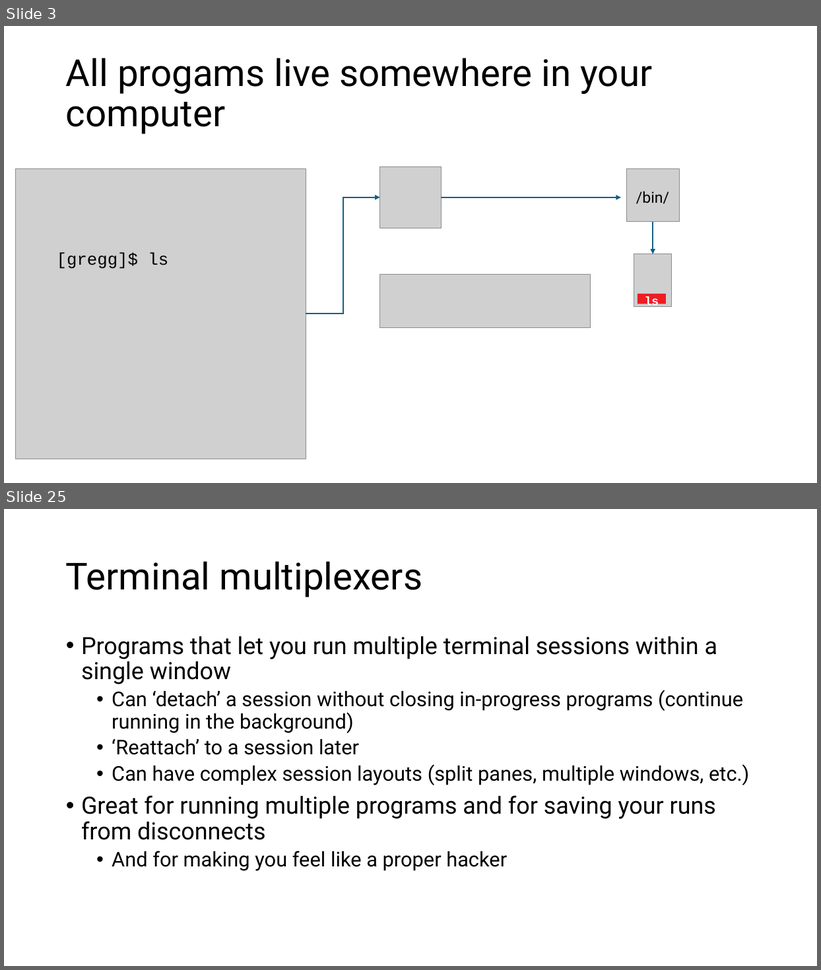
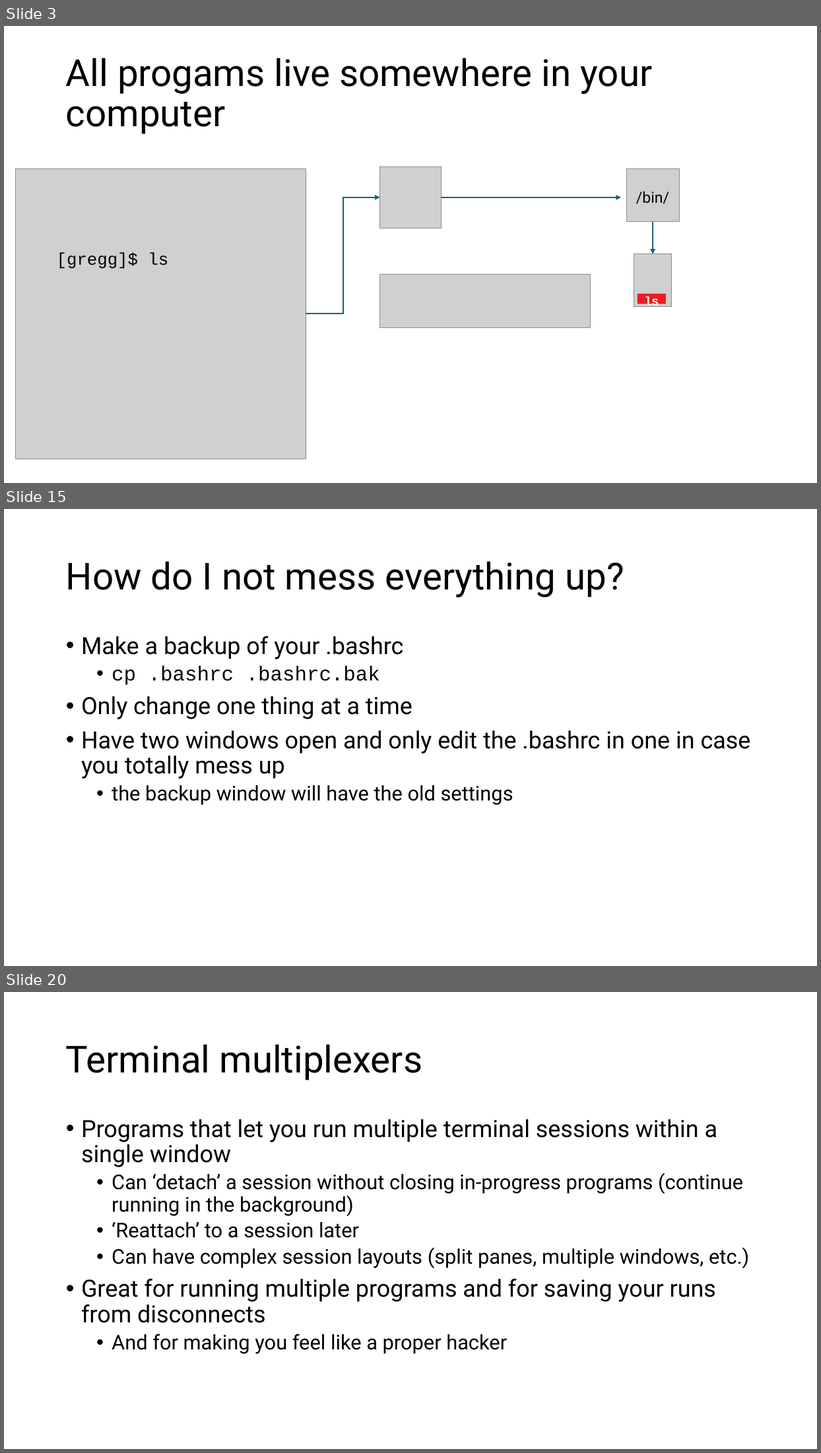
Before and after one commit to harvardinformatics/short-trainings, a slide deck: cmd-line-101/cmdline_tips_draft.pptx. Shown one above the other, each under a label of ours: slides 3 and 25 before the commit, slides 3, 15 and 20 after it; the slides between them are not shown. The pictures are 821x970 and 821x1453 pixels, drawn with LibreOffice and Linux fonts; fonts in the diff are those of the drawing; grey boxes stand for pictures. Boxes give left, top, right and bottom in pixels: in the first picture for what was removed or moved away, otherwise in the second. Text is boxed around its words. In the diff, an @@ line names an element or a change of style, - is before the commit and + after.

```diff
--- a/cmd-line-101/cmdline_tips_draft.pptx
+++ b/cmd-line-101/cmdline_tips_draft.pptx
@@ slide 15 added at [4,509,817,966], background #FFFFFF @@
@@ title added at [66,561,624,597], 44 pt, text #000000 @@
+How do I not mess everything up?
@@ text added at [81,636,751,805], 28 pt, text #000000 @@
+• Make a backup of your .bashrc
+  • cp .bashrc .bashrc.bak
+• Only change one thing at a time
+• Have two windows open and only edit the .bashrc in one in case you totally mess up
+  • the backup window will have the old settings
@@ what was slide 25 is now slide 20 @@
```
Also in this commit, not shown: 21 slides changed, 13 other slides added.
